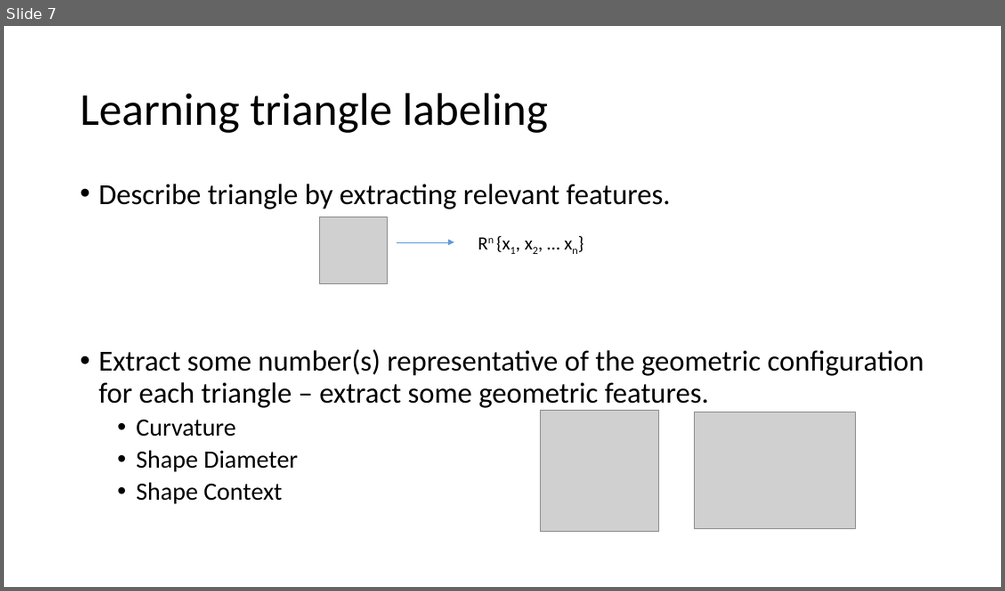
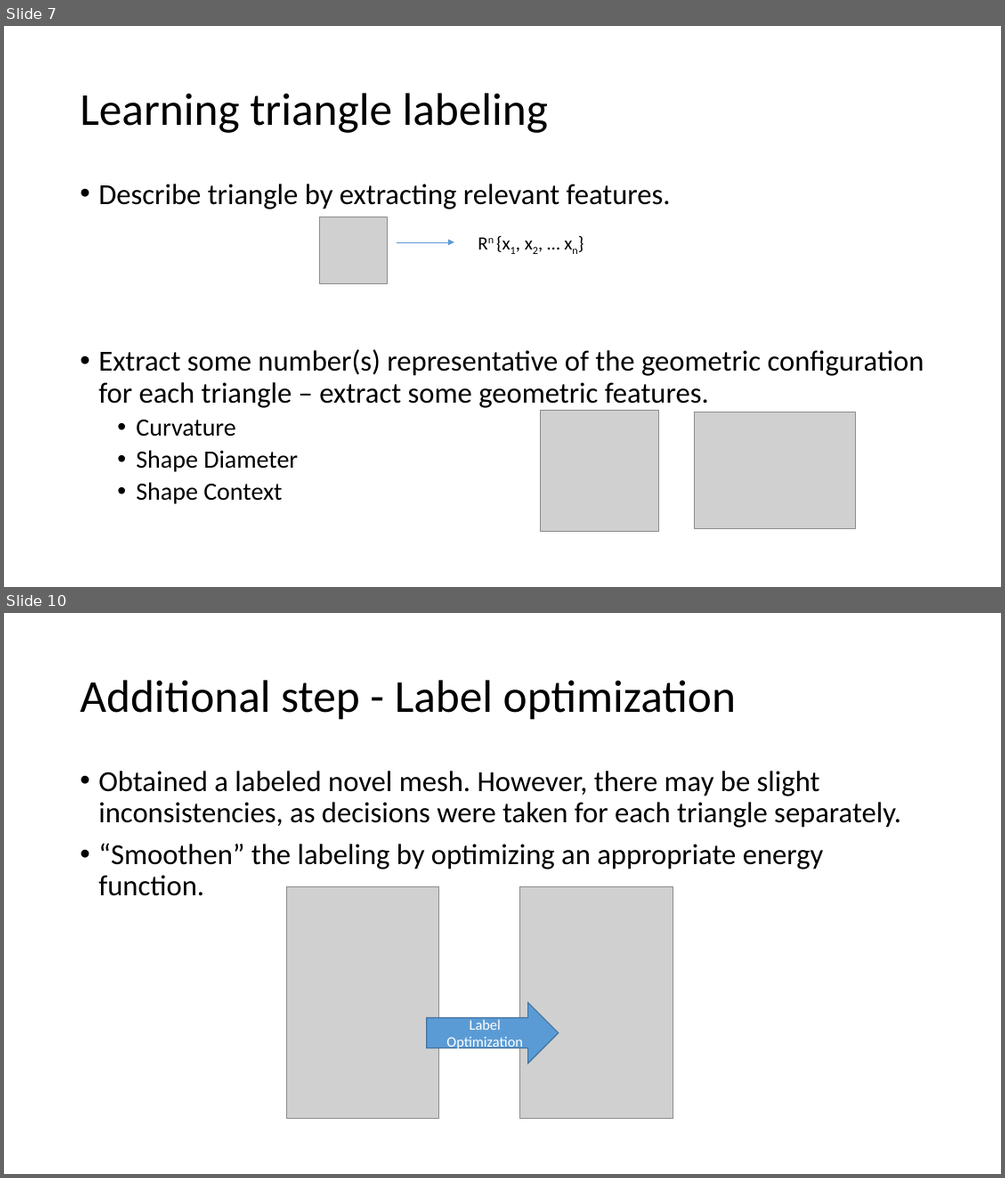
Before and after one commit to indivisibleatom/lectureNotes, a slide deck: sources/Guo_Mesh_Labeling.pptx. Shown one above the other, each under a label of ours: slide 7 before the commit, slides 7 and 10 after it; the slides between them are not shown. The pictures are 1005x591 and 1005x1178 pixels, drawn with LibreOffice and Linux fonts; fonts in the diff are those of the drawing; grey boxes stand for pictures. Boxes give left, top, right and bottom in pixels: in the first picture for what was removed or moved away, otherwise in the second. Text is boxed around its words. In the diff, an @@ line names an element or a change of style, - is before the commit and + after.

Commit message:
Updating presentation on Mesh Labeling:

```diff
--- a/sources/Guo_Mesh_Labeling.pptx
+++ b/sources/Guo_Mesh_Labeling.pptx
@@ slide 10 added at bbox=[4, 613, 1001, 1174], background #FFFFFF @@
@@ title added at bbox=[80, 680, 736, 720], 44 pt, text #000000 @@
+Additional step - Label optimization
@@ text added at bbox=[98, 771, 901, 896], 28 pt, text #000000 @@
+• Obtained a labeled novel mesh. However, there may be slight inconsistencies, as decisions were taken for each triangle separately.
+• “Smoothen” the labeling by optimizing an appropriate energy function.
@@ picture added at bbox=[287, 887, 439, 1118] @@
@@ picture added at bbox=[520, 887, 672, 1118] @@
@@ right arrow added at bbox=[427, 1003, 558, 1063], fill #5B9BD5, outline #43739E 1 pt, 14 pt, text #FFFFFF @@
+Label Optimization
```
Also in this commit, not shown: 4 slides changed, 12 other slides added, 1 slide removed.
